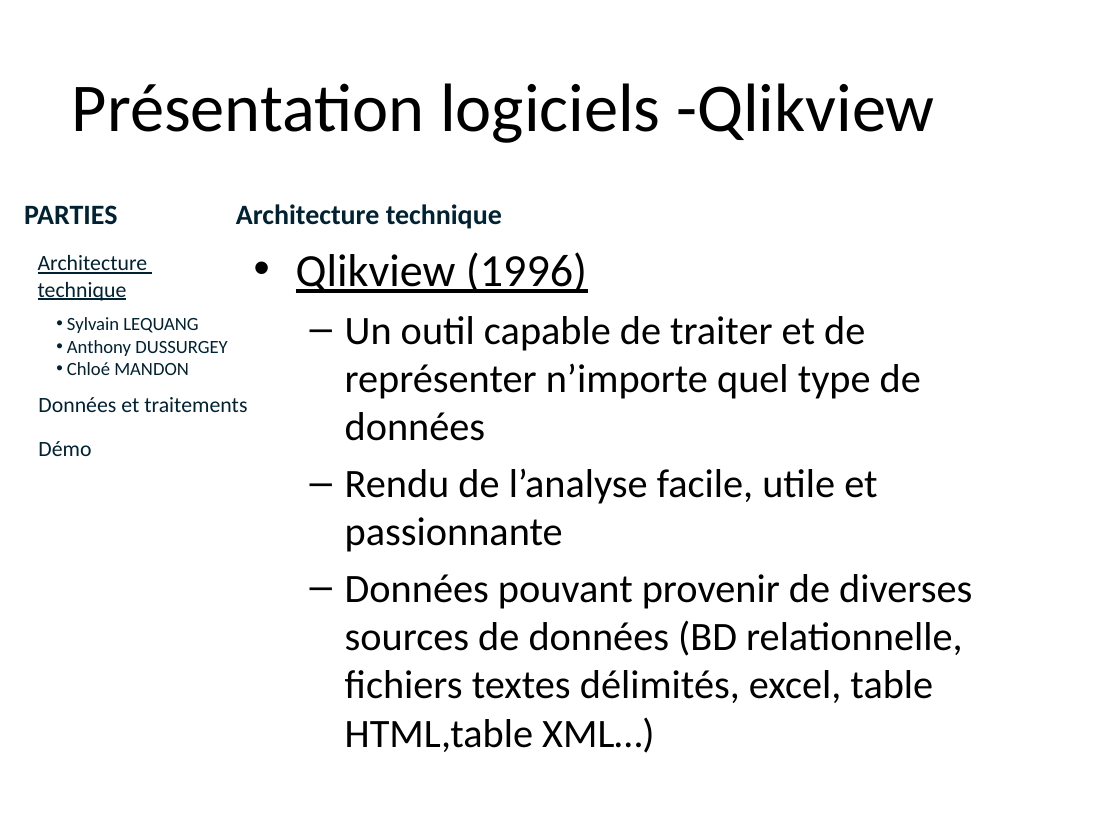
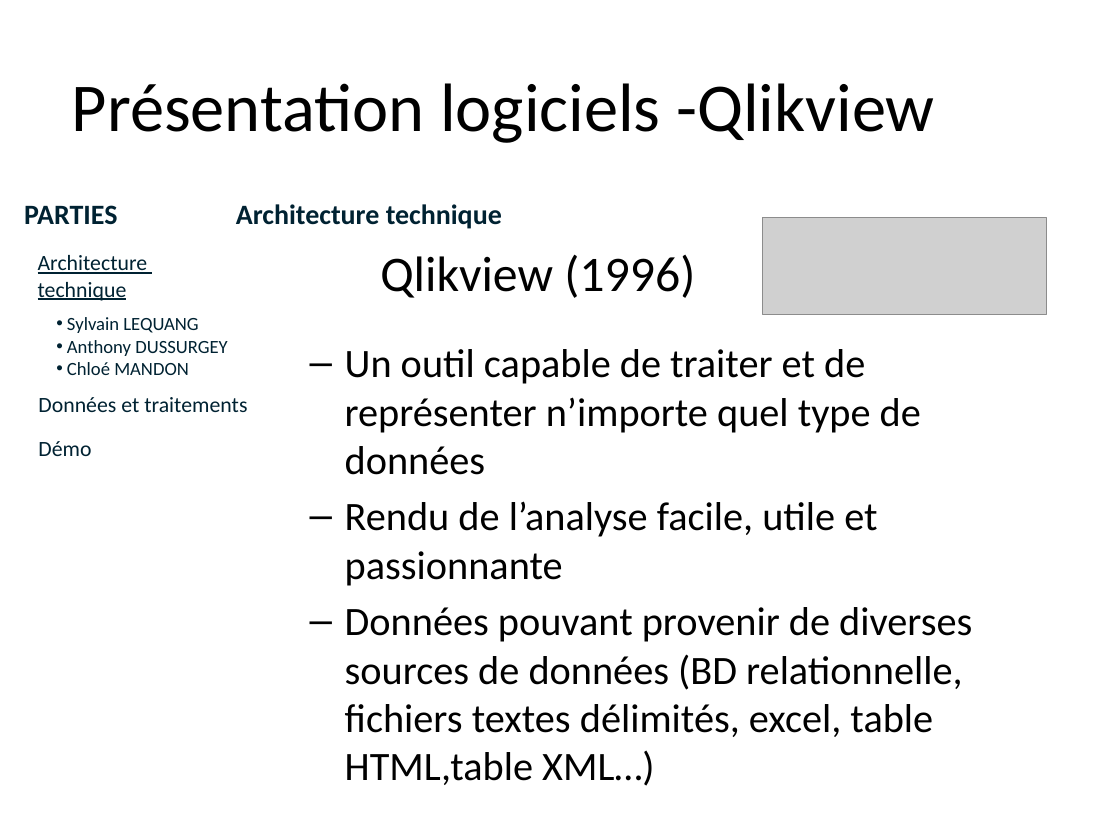
Before and after one commit to lobtec/dartiesgroupe2, a slide deck: slide 6 of PROJET/Soutenance Finale/slides_Architecture_Restitution.pptx. Drawn at 1120x840 pixels with LibreOffice and Linux fonts; fonts in the diff are those of the drawing; grey boxes stand for pictures; background and template pictures are left out. Boxes give left, top, right and bottom in pixels: in the first picture for what was removed or moved away, otherwise in the second. Text is boxed around its words. In the diff, an @@ line names an element or a change of style, - is before the commit and + after.

```diff
--- a/PROJET/Soutenance Finale/slides_Architecture_Restitution.pptx
+++ b/PROJET/Soutenance Finale/slides_Architecture_Restitution.pptx
@@ picture added at (x1=763, y1=217, x2=1046, y2=315) @@
@@ text at (x1=296, y1=252, x2=587, y2=293): paragraph removed @@
-• Qlikview (1996)
@@ text added at (x1=380, y1=254, x2=695, y2=298), 32 pt, text #000000 @@
+  Qlikview (1996)
@@ text "Un outil capable de traiter ..." moved from (x1=296, y1=252, x2=972, y2=753) to (x1=345, y1=349, x2=972, y2=737) @@
```
Also in this commit, not shown: 9 other slides changed.
